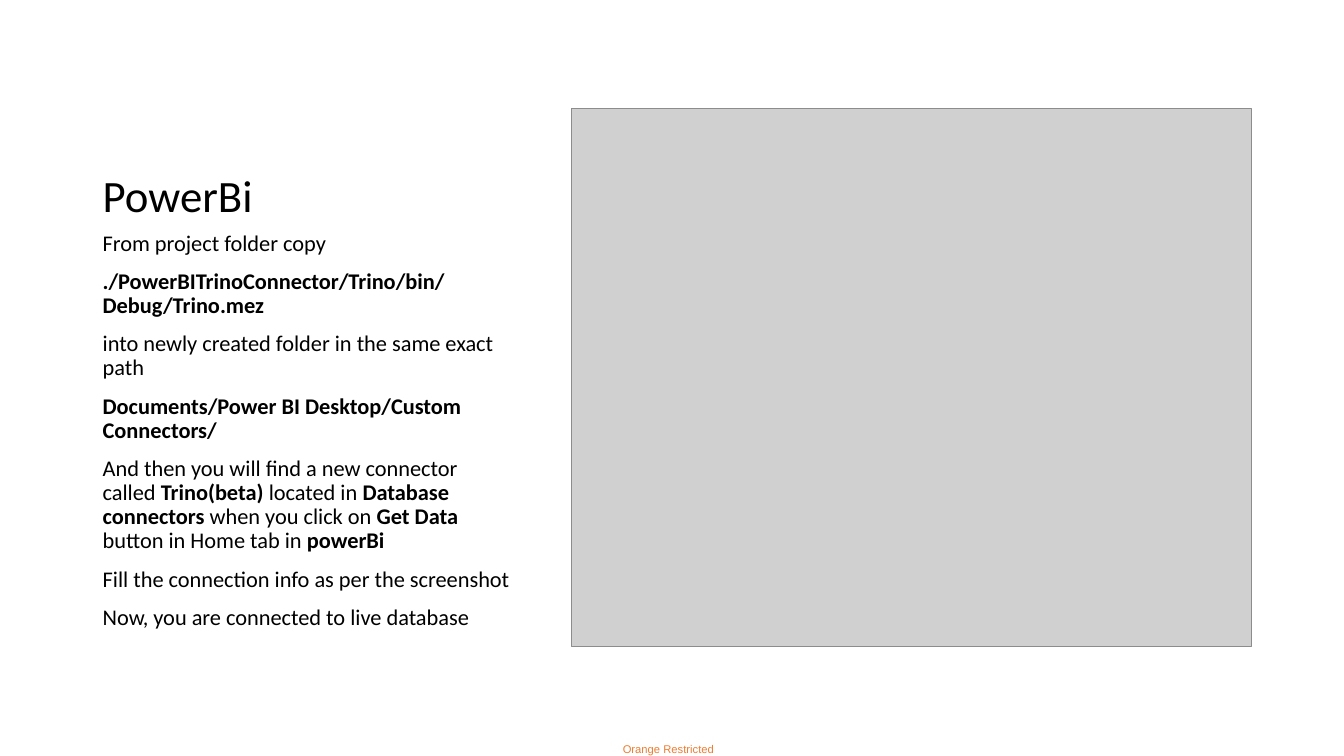
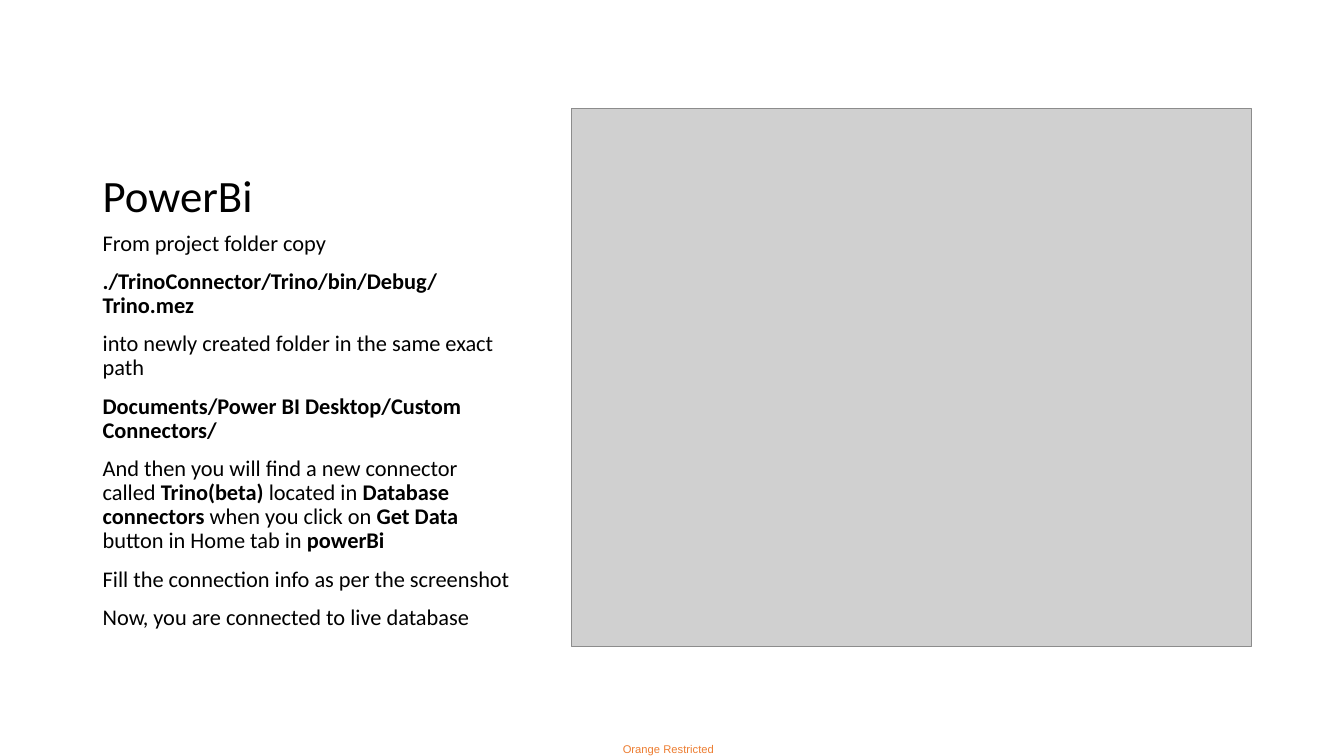
Before and after one commit to toema/G-covid-pipeline, a slide deck: slide 15 of pipeline-presentation.pptx. Drawn at 1344x756 pixels with LibreOffice and Linux fonts; fonts in the diff are those of the drawing; grey boxes stand for pictures. Boxes give left, top, right and bottom in pixels: in the first picture for what was removed or moved away, otherwise in the second. Text is boxed around its words. In the diff, an @@ line names an element or a change of style, - is before the commit and + after.

Commit message:
adding trino connector

```diff
--- a/pipeline-presentation.pptx
+++ b/pipeline-presentation.pptx
@@ text at <box>103,273,437,313</box>: text changed @@
-./PowerBITrinoConnector/Trino/bin/Debug/Trino.mez
+./TrinoConnector/Trino/bin/Debug/Trino.mez
```
Also in this commit, not shown: 34 other files.
